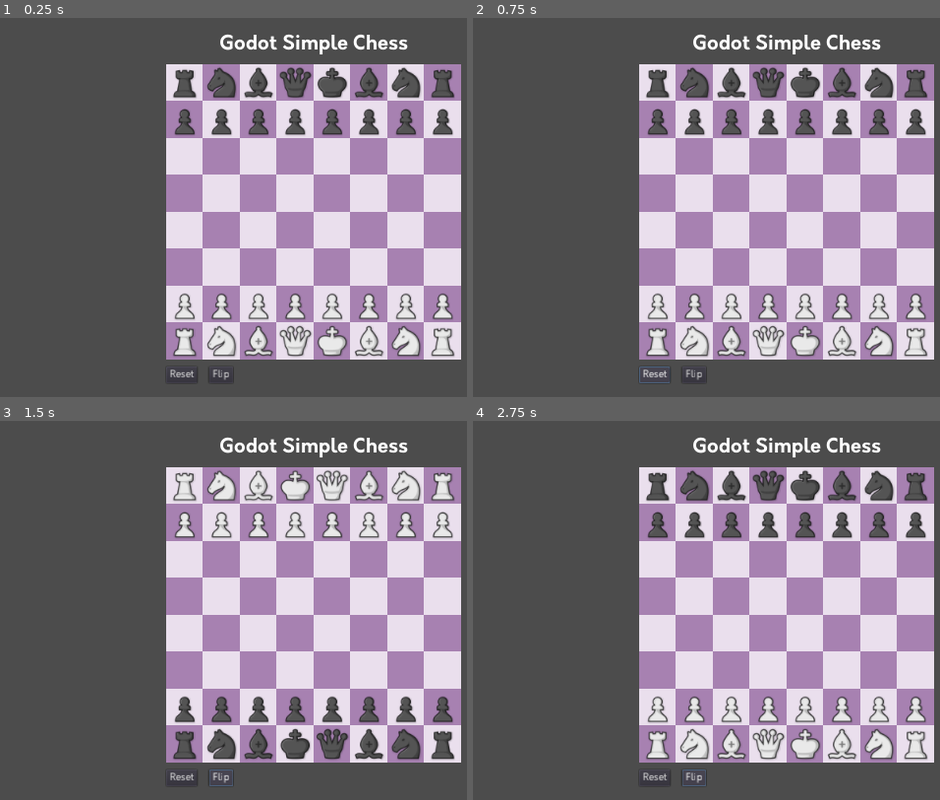
Above: before the commit, frames 1-4 (two rows, left to right).
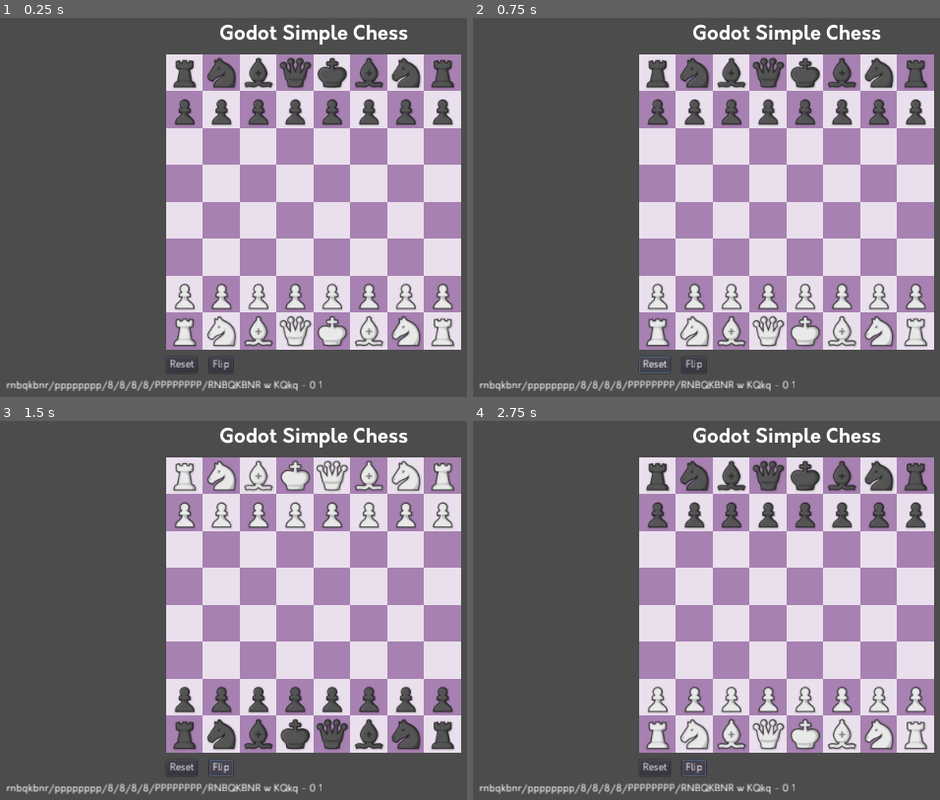
Above: after the commit, the same moments.

Repository: thearst3rd/stopwaitingforgodot-chess
Game: Godot game, scene res://src/Game.tscn
Same seed, same stepped clock (60 frames per second), same inputs: the game is played once before the commit and once after it.
Inputs:
- Up to frame 1 (0.25 s): no input
- Up to frame 2 (0.75 s): click "Reset" at 0.5 s
- Up to frame 3 (1.5 s): click "Flip" at 1.25 s
- Up to frame 4 (2.75 s): click "Flip" at 2 s

The runs differ from the first frame. In frame 1, 23% of the frame differs, in the area x 1-99%, y 1-99%; in frame 2, 23%; in frame 3, 23%; in frame 4, 23%.

Commit message:
Add code to Game and refactor some logic into it. Add FEN display

Diff:
--- a/src/Board.gd
+++ b/src/Board.gd
@@ -6,10 +6,8 @@
 
 const Square = preload("Square.tscn")
 
-var chess = null
 
-
-func setup_board():
+func setup_board(chess : Chess):
 	for square in get_children():
 		var piece = chess.pieces[square.index]
 		if piece != null:
@@ -32,8 +30,6 @@
 ## CALLBACKS ##
 
 func _ready():
-	chess = Chess.new()
-
 	for rank in range(8, 0, -1):
 		for file in range(1, 9):
 			var square = Square.instance()
@@ -45,15 +41,3 @@
 
 			square.color = dark_square_color if Chess.square_is_dark(square.index) else light_square_color
 			add_child(square)
-
-	setup_board()
-
-
-## SIGNALS ##
-
-func _on_ResetButton_pressed():
-	chess = Chess.new()
-	setup_board()
-
-func _on_FlipButton_pressed():
-	flip_board()
--- /dev/null
+++ b/src/Game.gd
@@ -0,0 +1,32 @@
+extends CenterContainer
+
+
+var chess = Chess.new()
+onready var board = $V/C/V/Board
+
+
+func update():
+	board.setup_board(chess)
+	$V/Fen.text = chess.get_fen()
+
+
+## CALLBACKS ##
+
+func _ready():
+	get_tree().call_group("Squares", "connect", "piece_dropped", self, "_on_Square_piece_dropped")
+	update()
+
+
+## SIGNALS ##
+
+func _on_ResetButton_pressed():
+	chess = Chess.new()
+	update()
+
+func _on_FlipButton_pressed():
+	board.flip_board()
+
+func _on_Square_piece_dropped(from_index, to_index):
+	chess.pieces[to_index] = chess.pieces[from_index]
+	chess.pieces[from_index] = null
+	update()
--- a/src/Game.tscn
+++ b/src/Game.tscn
@@ -1,7 +1,8 @@
-[gd_scene load_steps=4 format=2]
+[gd_scene load_steps=5 format=2]
 
 [ext_resource path="res://src/Board.tscn" type="PackedScene" id=1]
 [ext_resource path="res://assets/orkney/Orkney Bold.otf" type="DynamicFontData" id=2]
+[ext_resource path="res://src/Game.gd" type="Script" id=3]
 
 [sub_resource type="DynamicFont" id=1]
 size = 32
@@ -10,45 +11,62 @@
 [node name="Game" type="CenterContainer"]
 anchor_right = 1.0
 anchor_bottom = 1.0
+script = ExtResource( 3 )
 __meta__ = {
 "_edit_use_anchors_": false
 }
 
 [node name="V" type="VBoxContainer" parent="."]
-margin_left = 487.0
-margin_top = 316.0
-margin_right = 793.0
-margin_bottom = 404.0
+margin_left = 140.0
+margin_top = 300.0
+margin_right = 1140.0
+margin_bottom = 420.0
+rect_min_size = Vector2( 1000, 0 )
 custom_constants/separation = 12
 
 [node name="Title" type="Label" parent="V"]
-margin_right = 306.0
+margin_right = 1000.0
 margin_bottom = 38.0
 custom_fonts/font = SubResource( 1 )
 text = "Godot Simple Chess"
 align = 1
 
-[node name="Board" parent="V" instance=ExtResource( 1 )]
+[node name="C" type="CenterContainer" parent="V"]
 margin_top = 50.0
-margin_right = 306.0
-margin_bottom = 50.0
+margin_right = 1000.0
+margin_bottom = 88.0
 
-[node name="H" type="HBoxContainer" parent="V"]
-margin_top = 62.0
-margin_right = 306.0
-margin_bottom = 88.0
+[node name="V" type="VBoxContainer" parent="V/C"]
+margin_left = 444.0
+margin_right = 556.0
+margin_bottom = 38.0
+custom_constants/separation = 12
+
+[node name="Board" parent="V/C/V" instance=ExtResource( 1 )]
+margin_right = 112.0
+margin_bottom = 0.0
+
+[node name="H" type="HBoxContainer" parent="V/C/V"]
+margin_top = 12.0
+margin_right = 112.0
+margin_bottom = 38.0
 custom_constants/separation = 20
 
-[node name="ResetButton" type="Button" parent="V/H"]
+[node name="ResetButton" type="Button" parent="V/C/V/H"]
 margin_right = 53.0
 margin_bottom = 26.0
 text = "Reset"
 
-[node name="FlipButton" type="Button" parent="V/H"]
+[node name="FlipButton" type="Button" parent="V/C/V/H"]
 margin_left = 73.0
 margin_right = 112.0
 margin_bottom = 26.0
 text = "Flip"
 
-[connection signal="pressed" from="V/H/ResetButton" to="V/Board" method="_on_ResetButton_pressed"]
-[connection signal="pressed" from="V/H/FlipButton" to="V/Board" method="_on_FlipButton_pressed"]
+[node name="Fen" type="Label" parent="V"]
+margin_top = 100.0
+margin_right = 1000.0
+margin_bottom = 120.0
+
+[connection signal="pressed" from="V/C/V/H/ResetButton" to="." method="_on_ResetButton_pressed"]
+[connection signal="pressed" from="V/C/V/H/FlipButton" to="." method="_on_FlipButton_pressed"]
--- a/src/Square.gd
+++ b/src/Square.gd
@@ -1,6 +1,6 @@
 extends ColorRect
 
-signal piece_dropped
+signal piece_dropped(from_square, to_square)
 
 
 var file = -1
@@ -25,7 +25,7 @@
 	set_drag_preview(drag_preview_control)
 
 	var data = {}
-	data["from_square"] = self
+	data["from_square"] = index
 	return data
 
 func can_drop_data(_position, data):
@@ -35,14 +35,10 @@
 	if not data["from_square"]:
 		return false
 
-	if data["from_square"] == self:
+	if data["from_square"] == index:
 		return false
 
 	return true
 
 func drop_data(_position, data):
-	var chess = get_parent().chess
-	chess.pieces[index] = chess.pieces[data["from_square"].index]
-	chess.pieces[data["from_square"].index] = null
-	print(chess.get_fen())
-	get_parent().setup_board()
+	emit_signal("piece_dropped", data["from_square"], index)
--- a/src/Square.tscn
+++ b/src/Square.tscn
@@ -2,7 +2,9 @@
 
 [ext_resource path="res://src/Square.gd" type="Script" id=1]
 
-[node name="Square" type="ColorRect"]
+[node name="Square" type="ColorRect" groups=[
+"Squares",
+]]
 margin_right = 40.0
 margin_bottom = 40.0
 rect_min_size = Vector2( 60, 60 )
Not shown, changed: README.md
